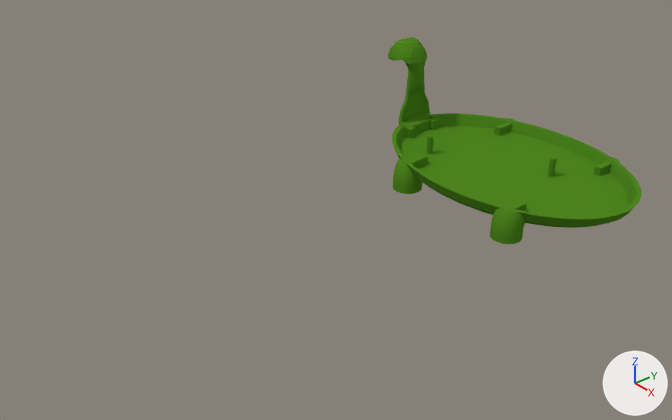
An edit to the Blender file models/turtle-01/turtle.blend, drawn before and after from the same camera.
Both versions are drawn from a camera (50 mm lens) standing at (0.209, -0.35, 0.196) and looking at (-0.051, -0.129, 0.012). The lights are fixed; the arrows at lower right show +X, +Y and +Z.

The older version as bpy lines, for what is in view:
```python
me_turtle = bpy.data.meshes.new('Turtle')
me_turtle.from_pydata(...)  # 547 vertices, 481 faces; spans x -0.0303..-0.0186, y 0.0649..0.0849, z -0.0072..0.007
me_turtle.materials.append(mat_green)  # green #4f8720
me_turtle_001 = bpy.data.meshes.new('Turtle.001')
me_turtle_001.from_pydata(...)  # 419 vertices, 432 faces; spans x -0.001..0.0173, y -0.0137..0.0137, z 0.0021..0.049
me_turtle_001.materials.append(mat_green)  # green #4f8720
me_turtle_002 = bpy.data.meshes.new('Turtle.002')
me_turtle_002.from_pydata(...)  # 656 vertices, 617 faces; spans x -0.105..0.005, y -0.055..0.055, z 0.0..0.011
me_turtle_002.materials.append(mat_green)  # green #4f8720
me_turtle_003 = bpy.data.meshes.new('Turtle.003')
me_turtle_003.from_pydata(...)  # 547 vertices, 481 faces; spans x -0.0815..-0.0699, y 0.0649..0.0849, z -0.0072..0.007
me_turtle_003.materials.append(mat_green)  # green #4f8720
ob_body = bpy.data.objects.new('Body', me_turtle_002)
ob_body.location = (-0.1027, -0.0284, 0.0)
ob_body.rotation_euler = (0.0, 0.0, 3.142)  # degrees (0, 0, 180)
ob_body.scale = (1.2, 0.8, 1.0)
ob_foot_back_left = bpy.data.objects.new('Foot back left', me_turtle_003)
ob_foot_back_left.location = (-0.1027, -0.0041, 0.0)
ob_foot_back_left.rotation_euler = (0.0, 0.0, 3.142)  # degrees (0, 0, 180)
ob_foot_back_left.scale = (1.2, 0.8, 1.0)
ob_foot_front_left = bpy.data.objects.new('Foot front left', me_turtle)
ob_foot_front_left.location = (-0.1027, -0.0041, 0.0)
ob_foot_front_left.rotation_euler = (0.0, 0.0, 3.142)  # degrees (0, 0, 180)
ob_foot_front_left.scale = (1.2, 0.8, 1.0)
ob_head = bpy.data.objects.new('Head', me_turtle_001)
ob_head.location = (-0.1026, -0.0284, 0.0)
ob_head.rotation_euler = (0.0, 0.0, 3.142)  # degrees (0, 0, 180)
ob_head.scale = (1.2, 0.8, 1.0)
```
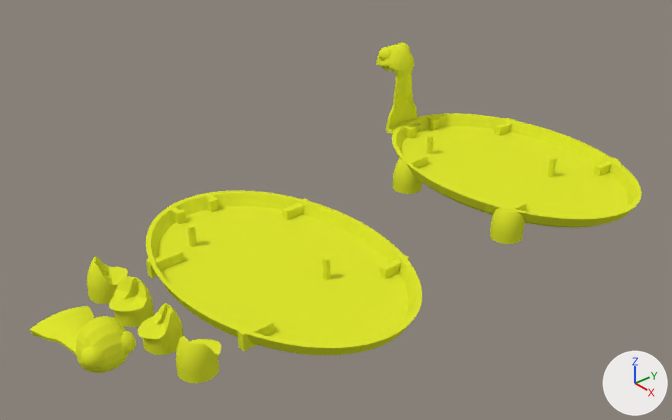
Commit message: Update the head

What the commit changed:
Material 'Yellow' (mat_yellow) is new.
Its base color is (0.739, 0.8, 0.0288) (yellow #dfe72f).
me_turtle_003 has 547 vertices, 481 faces and spans x -0.0815..-0.0699, y 0.0649..0.0849, z -0.0072..0.007.
me_turtle_003 no longer uses material mat_green (green #4f8720).
me_turtle_003 now uses material mat_yellow (yellow #dfe72f).
me_turtle_002 has 656 vertices, 617 faces and spans x -0.105..0.005, y -0.055..0.055, z 0.0..0.011.
me_turtle_002 no longer uses material mat_green (green #4f8720).
me_turtle_002 now uses material mat_yellow (yellow #dfe72f).
me_turtle_001 has 419 vertices, 432 faces and spans x -0.001..0.0173, y -0.0137..0.0137, z 0.0021..0.049.
me_turtle_001 no longer uses material mat_green (green #4f8720).
me_turtle_001 now uses material mat_yellow (yellow #dfe72f).
me_turtle has 547 vertices, 481 faces and spans x -0.0303..-0.0186, y 0.0649..0.0849, z -0.0072..0.007.
me_turtle no longer uses material mat_green (green #4f8720).
me_turtle now uses material mat_yellow (yellow #dfe72f).
Mesh me_turtle_007 is new.
It has 2029 vertices, 1945 faces and spans x 0.0..0.0181, y -0.0043..0.023, z 0.0..0.0468.
It uses material mat_yellow (yellow #dfe72f).
Object 'Head' (ob_head) is now hidden.
Object 'STL Body' (ob_stl_body) is new; it shows me_turtle_002.
Its location is (-0.1027, -0.166, 0.0).
Its rotation in degrees is (0, 0, 180).
Its scale is (1.2, 0.8, 1.0).
Object 'STL Foot front left' (ob_stl_foot_front_left) is new; it shows me_turtle.
Its location is (-0.1027, -0.1629, 0.0072).
Its rotation in degrees is (0, 0, 180).
Its scale is (1.2, 0.8, 1.0).
Object 'STL Foot back left' (ob_stl_foot_back_left) is new; it shows me_turtle_003.
Its location is (-0.1027, -0.1623, 0.0072).
Its rotation in degrees is (0, 0, 180).
Its scale is (1.2, 0.8, 1.0).
Object 'STL Foot front right' (ob_stl_foot_front_right) is new; it shows me_turtle_005.
Its location is (-0.0829, -0.2891, 0.0072).
Its rotation in degrees is (0, 0, 180).
Its scale is (1.2, 0.8, 1.0).
Object 'STL Foot back right' (ob_stl_foot_back_right) is new; it shows me_turtle_004.
Its location is (-0.1234, -0.2896, 0.0072).
Its rotation in degrees is (0, 0, 180).
Its scale is (1.2, 0.8, 1.0).
Object 'STL Head unified' (ob_stl_head_unified) is new; it shows me_turtle_007.
Its location is (-0.0683, -0.2402, 0.0).
Its rotation in degrees is (0, -90, 180).
Its scale is (1.2, 0.8, 1.0).
Object 'Head unified' (ob_head_unified) is new; it shows me_turtle_007.
Its location is (-0.1026, -0.0284, 0.0).
Its rotation in degrees is (0, 0, 180).
Its scale is (1.2, 0.8, 1.0).

Changed parts and their boxes (x1, y1, x2, y2) in the pictures (672 x 420 px):
'STL Body', added (yellow): after (146, 190, 422, 355)
'Body', recoloured (green to yellow): (392, 113, 642, 228) in both
'STL Head unified', added (yellow): after (30, 306, 136, 373)
'Head', hidden (green): before (388, 37, 432, 133)
'Head unified', added (yellow): after (376, 43, 420, 134)
'STL Foot back left', added (yellow): after (176, 336, 221, 383)
'STL Foot front right', added (yellow): after (109, 276, 154, 327)
'STL Foot back right', added (yellow): after (138, 303, 183, 355)
'STL Foot front left', added (yellow): after (87, 256, 128, 304)
'Foot back left', recoloured (green to yellow): (490, 208, 525, 244) in both
'Foot front left', recoloured (green to yellow): (393, 158, 422, 194) in both
